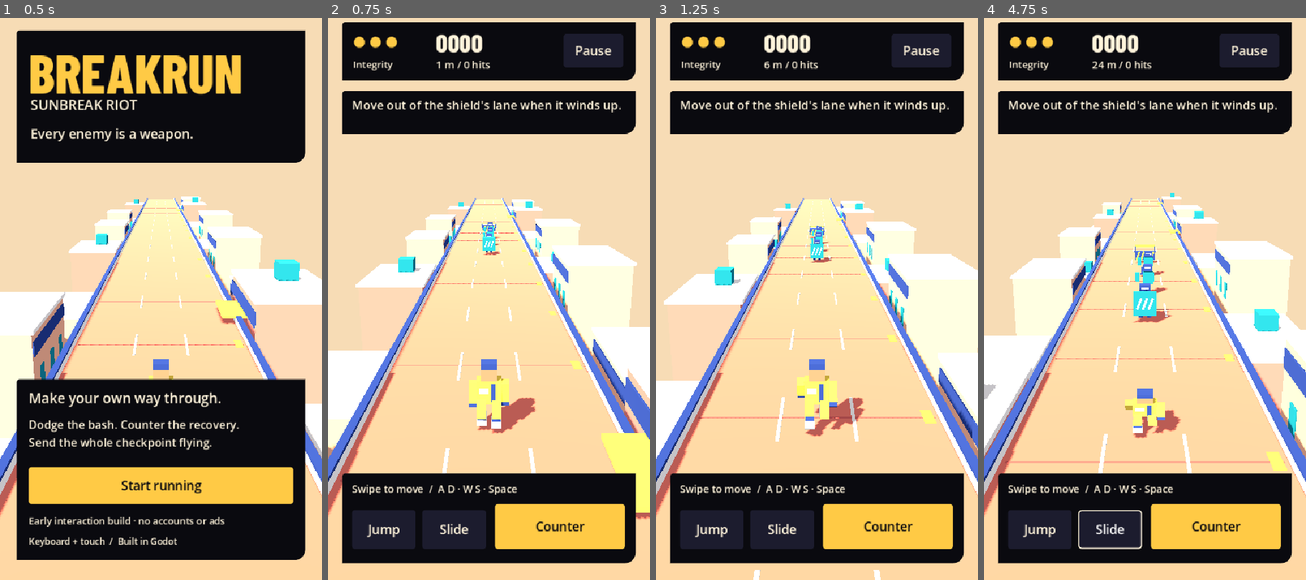
Above: before the commit, frames 1-4 (left to right).
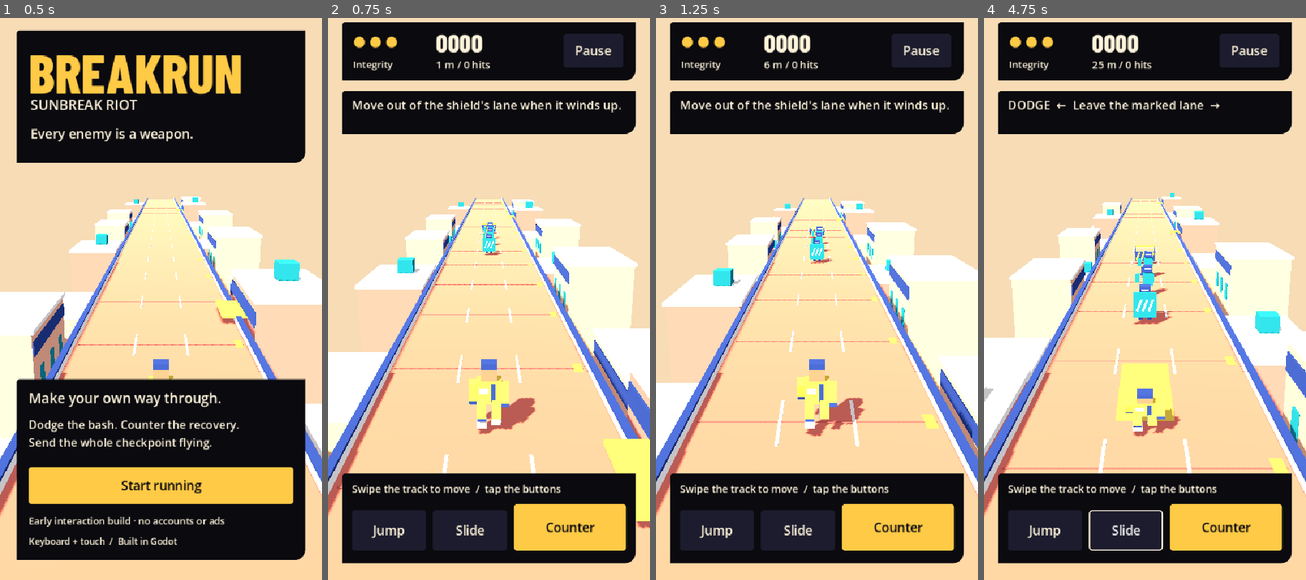
Above: after the commit, the same moments.

Repository: jiracipika/breakrun
Game: Godot game, scene res://scenes/main.tscn
The game is run twice, just before and just after one commit, with the same random seed, the same clock (stepped at 60 frames per second) and the same inputs.
Inputs (mouse positions are in pixels of both pictures, inside the frame that each line leads up to):
- Up to frame 1 (0.5 s): no input
- Up to frame 2 (0.75 s): click "Start running" at 0.5 s
- Up to frame 3 (1.25 s): no input
- Up to frame 4 (4.75 s): click "Pause" at 1.25 s; click (1038, 529) at 2 s, where only the run before the commit has a clickable "Jump"; click "Resume" at 2.75 s; click "Jump" at 3.5 s; click "Slide" at 4.25 s

Frame 1 is identical in both runs. In frame 2, 4.2% of the frame differs, in the area x 0-100%, y 32-95%; in frame 3, 4.1%; in frame 4, 6.9%, in the area x 0-100%, y 7-95%.

Commit message:
Touch ergonomics: press-to-fire buttons, inverted press feedback, custom disabled styles, wider bottom-bar targets, panels pass drags through
- All HUD buttons fire on touch-down (ACTION_MODE_BUTTON_PRESS) instead of release; existing press+release flows verified unchanged
- Pressed state inverts (primary to paper/ink), disabled state gets a dim custom style; Jump and Slide dim outside play like Counter
- Bottom bar retargeted: Jump/Slide 124x68, Counter 188x78, wider gaps; Counter pulses while a counter is available (suppressed by reduced motion)
- HUD panels are MOUSE_FILTER_IGNORE so drags starting on panels reach the track (caught red by test)
- Hint copy updated; test_input_scene grows to 23 assertions

Diff:
--- a/scripts/main.gd
+++ b/scripts/main.gd
@@ -23,6 +23,8 @@
 var instruction: Label
 var result_label: Label
 var attack_button: Button
+var jump_button: Button
+var slide_button: Button
 var enemy_nodes: Dictionary = {}
 var counter_ring: MeshInstance3D
 var warning_lane: MeshInstance3D
@@ -100,6 +102,8 @@
 	var node := Panel.new()
 	node.position = rect.position
 	node.size = rect.size
+	# Panels must never consume drags: swipes can start anywhere on the track.
+	node.mouse_filter = Control.MOUSE_FILTER_IGNORE
 	var style := StyleBoxFlat.new()
 	style.bg_color = color
 	style.corner_radius_top_left = 5
@@ -126,13 +130,22 @@
 	node.text = text
 	node.position = rect.position
 	node.size = rect.size
+	# Runner inputs land on touch-down; release-only buttons feel laggy.
+	node.action_mode = BaseButton.ACTION_MODE_BUTTON_PRESS
 	node.add_theme_font_size_override("font_size", 21)
 	node.add_theme_color_override("font_color", INK if primary else PAPER)
-	for state in ["normal", "hover", "pressed", "focus"]:
+	node.add_theme_color_override("font_disabled_color", Color(PAPER, 0.45))
+	for state in ["normal", "hover", "pressed", "focus", "disabled"]:
 		var style := StyleBoxFlat.new()
-		style.bg_color = GOLD if primary else PANEL
+		if state == "pressed":
+			# Press inverts the palette so every tap is visibly acknowledged.
+			style.bg_color = PAPER if primary else PANEL.lightened(0.28)
+		elif state == "disabled":
+			style.bg_color = Color("16161f")
+		else:
+			style.bg_color = GOLD if primary else PANEL
 		style.border_color = PAPER
-		style.set_border_width_all(2 if state == "focus" or state == "hover" else 0)
+		style.set_border_width_all(2 if state in ["focus", "hover", "pressed"] else 0)
 		style.set_corner_radius_all(5)
 		node.add_theme_stylebox_override(state, style)
 	if action.is_valid():
@@ -169,10 +182,10 @@
 	instruction = label(hud, "", Rect2(40, 150, 456, 58), 20)
 	instruction.autowrap_mode = TextServer.AUTOWRAP_WORD_SMART
 	panel(hud, Rect2(24, 782, 492, 150), INK)
-	label(hud, "Swipe to move  /  A D · W S · Space", Rect2(40, 795, 460, 26), 17)
-	button(hud, "Jump", Rect2(40, 843, 107, 65), dispatch_action.bind("jump"))
-	button(hud, "Slide", Rect2(158, 843, 107, 65), dispatch_action.bind("slide"))
-	attack_button = button(hud, "Counter", Rect2(280, 833, 218, 75), dispatch_action.bind("attack"), true)
+	label(hud, "Swipe the track to move  /  tap the buttons", Rect2(40, 795, 460, 26), 17)
+	jump_button = button(hud, "Jump", Rect2(40, 843, 124, 68), dispatch_action.bind("jump"))
+	slide_button = button(hud, "Slide", Rect2(176, 843, 124, 68), dispatch_action.bind("slide"))
+	attack_button = button(hud, "Counter", Rect2(312, 833, 188, 78), dispatch_action.bind("attack"), true)
 	attack_button.name = "CounterButton"
 	hud.visible = false
 
@@ -427,8 +440,14 @@
 			last_sound_feedback = "clean" + str(model.score)
 			play_sound("clean")
 	instruction.text = text
+	jump_button.disabled = model.state != "running"
+	slide_button.disabled = model.state != "running"
 	attack_button.text = "Counter NOW" if ready_to_counter else "Counter"
 	attack_button.disabled = model.state != "running"
+	if ready_to_counter and not reduced_motion and model.state == "running":
+		attack_button.modulate.a = 0.72 + 0.28 * sin(model.time * 12.0)
+	else:
+		attack_button.modulate.a = 1.0
 
 func _sync_world(delta: float) -> void:
 	var blend: float = minf(1.0, delta * 16.0)
--- a/tests/test_input_scene.gd
+++ b/tests/test_input_scene.gd
@@ -113,6 +113,28 @@
 	game._sync_ui()
 	key(KEY_ESCAPE)
 	check(game.model.state == "title", "Escape returns to title from the result screen")
+	# Touch ergonomics: actions land on touch-down, panels pass drags through.
+	game.start_run()
+	touch(0, Vector2(240, 180), true)
+	touch(0, Vector2(350, 180), false)
+	check(game.model.lane == 1, "swipe starting on the instruction panel reaches the track")
+	game.start_run()
+	var press := InputEventMouseButton.new()
+	press.button_index = MOUSE_BUTTON_LEFT
+	press.pressed = true
+	press.position = game.jump_button.get_global_rect().get_center()
+	root.push_input(press, true)
+	game._physics_process(0.1)
+	check(game.model.height > 0.0, "jump fires on touch-down, not release")
+	var release := InputEventMouseButton.new()
+	release.button_index = MOUSE_BUTTON_LEFT
+	release.pressed = false
+	release.position = press.position
+	root.push_input(release, true)
+	game.model.state = "paused"
+	game._sync_ui()
+	check(game.attack_button.has_theme_stylebox_override("disabled"), "counter button has a disabled style")
+	check(game.jump_button.disabled and game.slide_button.disabled, "jump and slide dim outside play")
 	print("INPUT: %d/%d checks passed" % [checks - failures, checks])
 	game.free()
 	quit(1 if failures else 0)
Not shown, added: docs/plans/005-touch-ergonomics.md
Not shown, changed: web/index.pck
